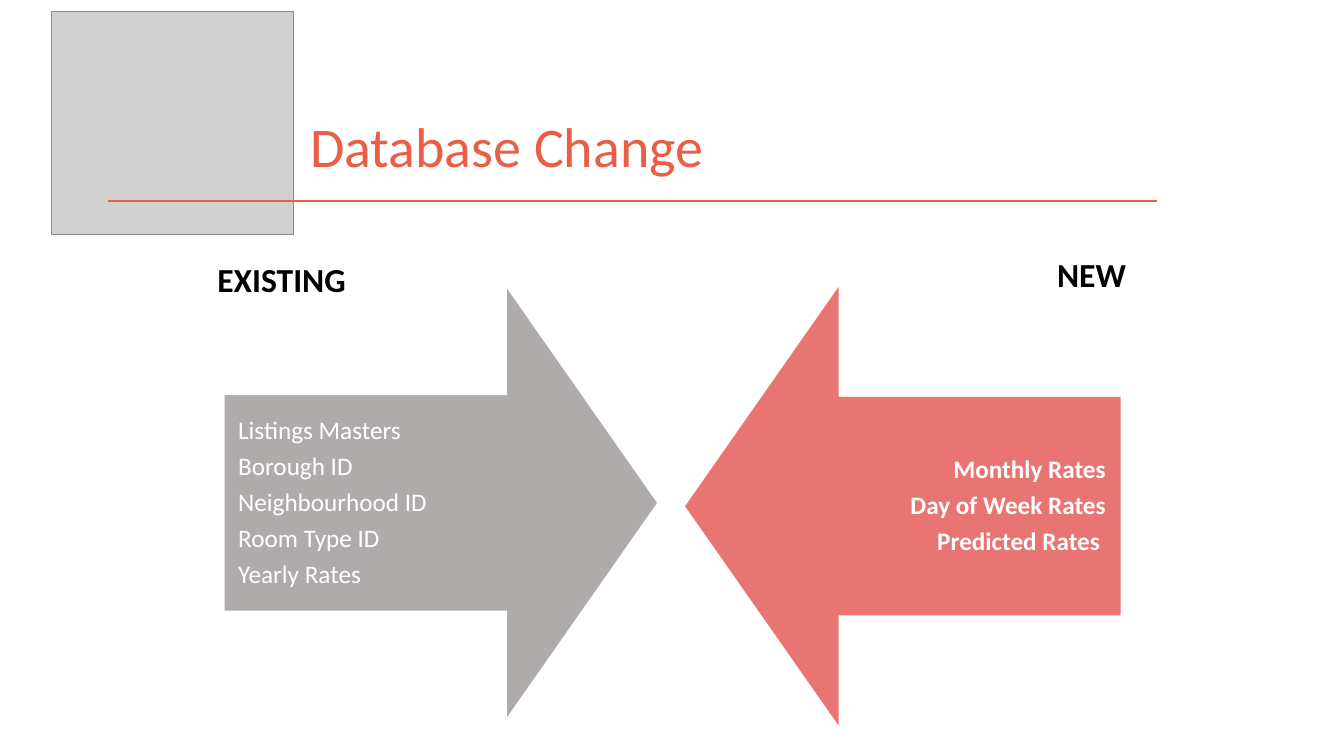
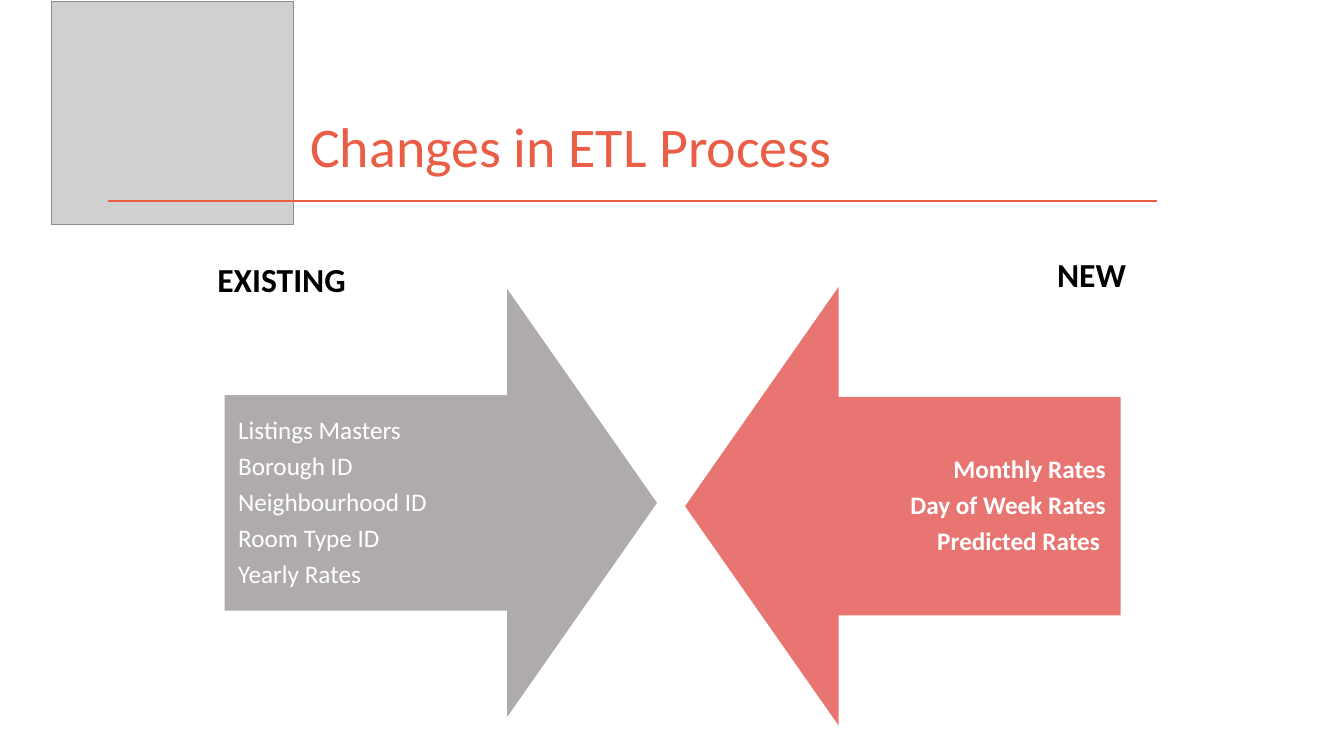
Before and after one commit to kman4/AirbnbPredictions, a slide deck: slide 6 of Airbnb Price Predictions (Model).pptx (slide 5 before the commit). Drawn at 1344x756 pixels with LibreOffice and Linux fonts; fonts in the diff are those of the drawing; grey boxes stand for pictures. Boxes give left, top, right and bottom in pixels: in the first picture for what was removed or moved away, otherwise in the second. Text is boxed around its words. In the diff, an @@ line names an element or a change of style, - is before the commit and + after.

```diff
--- a/Airbnb Price Predictions (Model).pptx
+++ b/Airbnb Price Predictions (Model).pptx
@@ picture: place and size @@
-picture at <box>51,12,292,235</box>
+picture at <box>51,2,292,225</box>
@@ title at <box>310,128,831,177</box>: text changed @@
-Database Change
+Changes in ETL Process
```
Also in this commit, not shown: 5 other slides changed.
